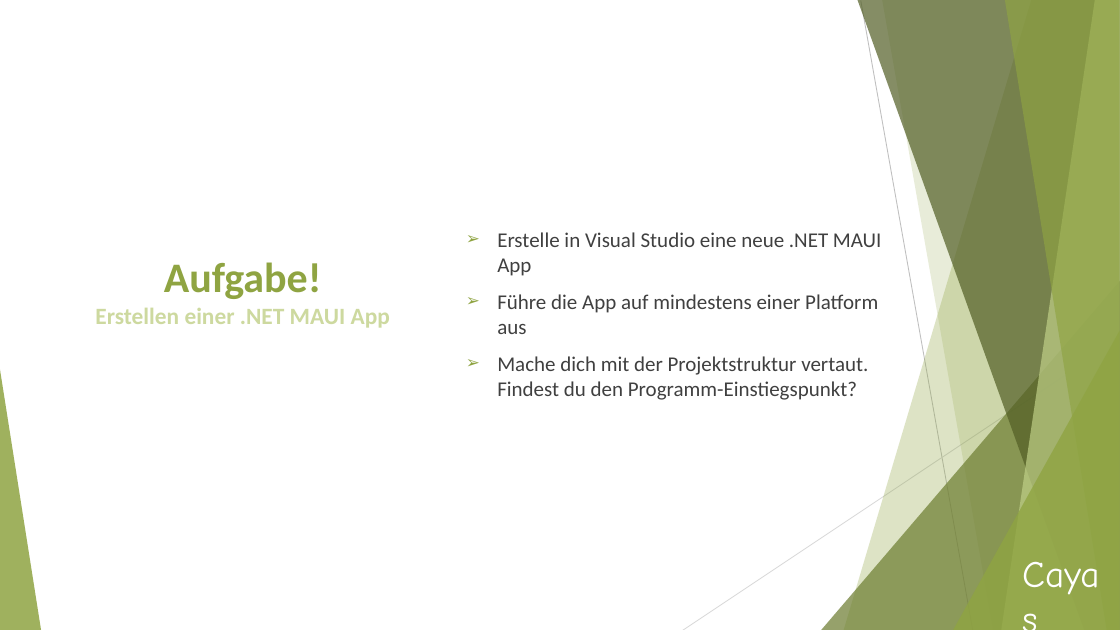
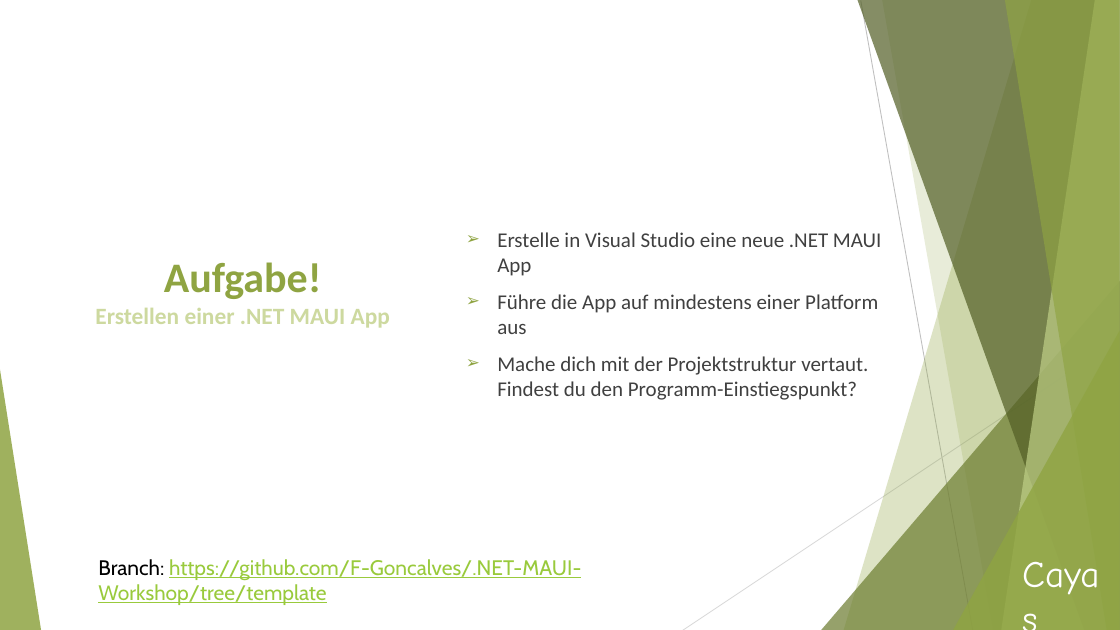
Before and after one commit to F-Goncalves/.NET-MAUI-Workshop-Resources, a slide deck: slide 6 of Workshop-Dotnet-MAUI.pptx. Drawn at 1120x630 pixels with LibreOffice and Linux fonts; fonts in the diff are those of the drawing. Boxes give left, top, right and bottom in pixels: in the first picture for what was removed or moved away, otherwise in the second. Text is boxed around its words. In the diff, an @@ line names an element or a change of style, - is before the commit and + after.

```diff
--- a/Workshop-Dotnet-MAUI.pptx
+++ b/Workshop-Dotnet-MAUI.pptx
@@ text added at (98, 559, 581, 605), 18 pt, text #99CA3C, underline @@
+Branch: https://github.com/F-Goncalves/.NET-MAUI-Workshop/tree/template
```
Also in this commit, not shown: 6 other slides changed.
